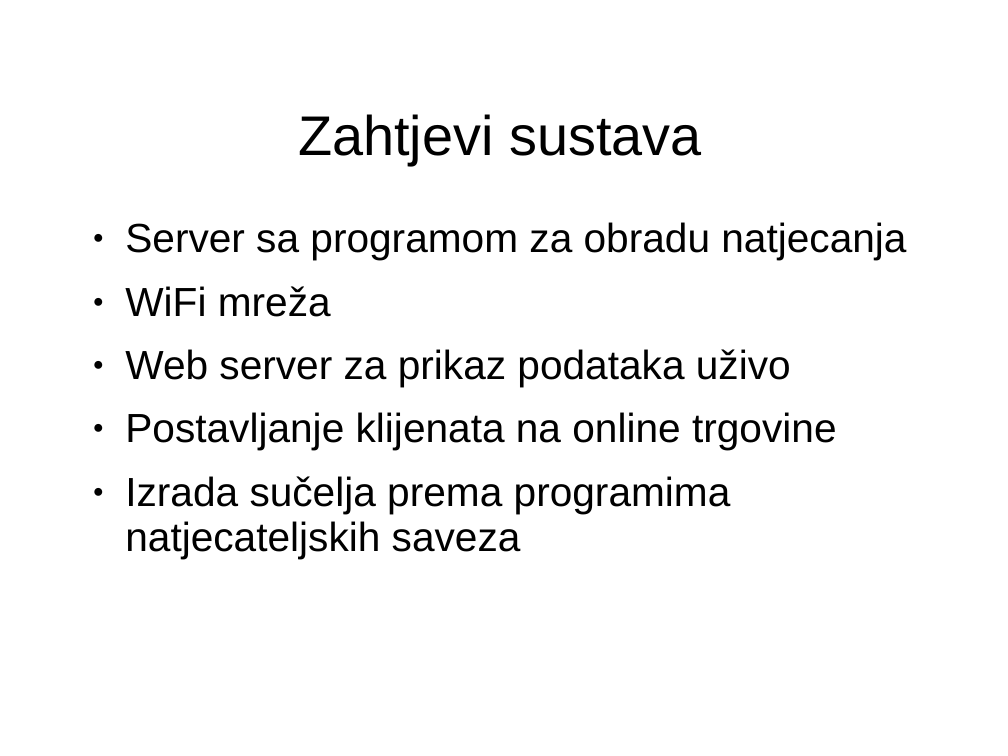
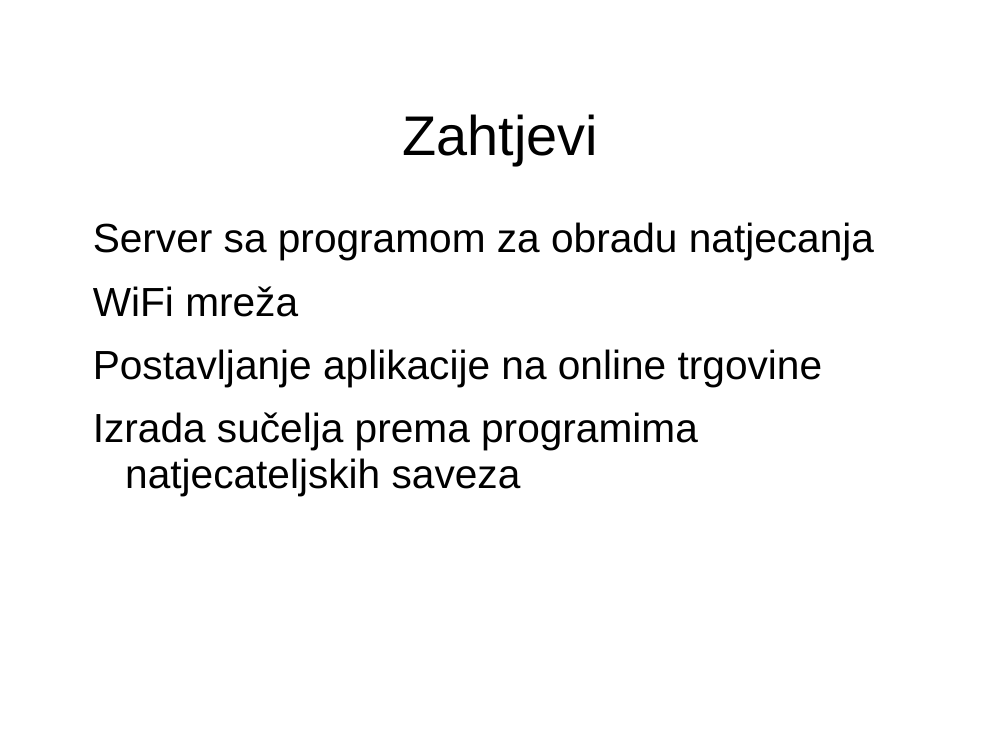
Before and after one commit to vidra74/Futura, a slide deck: slide 5 of Futura_StartUp.ppt (slide 6 before the commit). Drawn at 1008x756 pixels with LibreOffice and Linux fonts; fonts in the diff are those of the drawing; background and template pictures are left out. Boxes give left, top, right and bottom in pixels: in the first picture for what was removed or moved away, otherwise in the second. Text is boxed around its words. In the diff, an @@ line names an element or a change of style, - is before the commit and + after.

```diff
--- a/Futura_StartUp.ppt
+++ b/Futura_StartUp.ppt
@@ title at <box>402,114,597,165</box>: text changed @@
-Zahtjevi sustava
+Zahtjevi
@@ text at <box>93,222,874,495</box>: bullet ● to none @@
@@ text at <box>93,349,823,387</box>: text changed @@
-● Web server za prikaz podataka uživo
-● Postavljanje klijenata na online trgovine
+Postavljanje aplikacije na online trgovine
```
Also in this commit, not shown: 3 other slides changed, 2 slides added, 3 slides removed, 4 other files.
